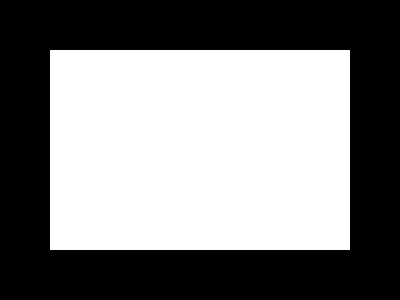
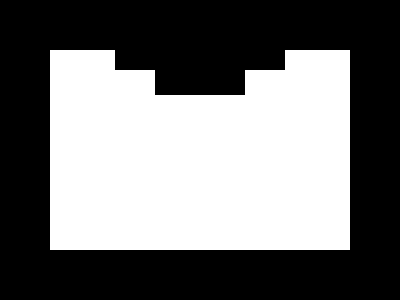
Before/after of a w=400, h=300 layered artwork. What changed in the layer stack:
painted on "Background" over <box>115,50,285,95</box>
